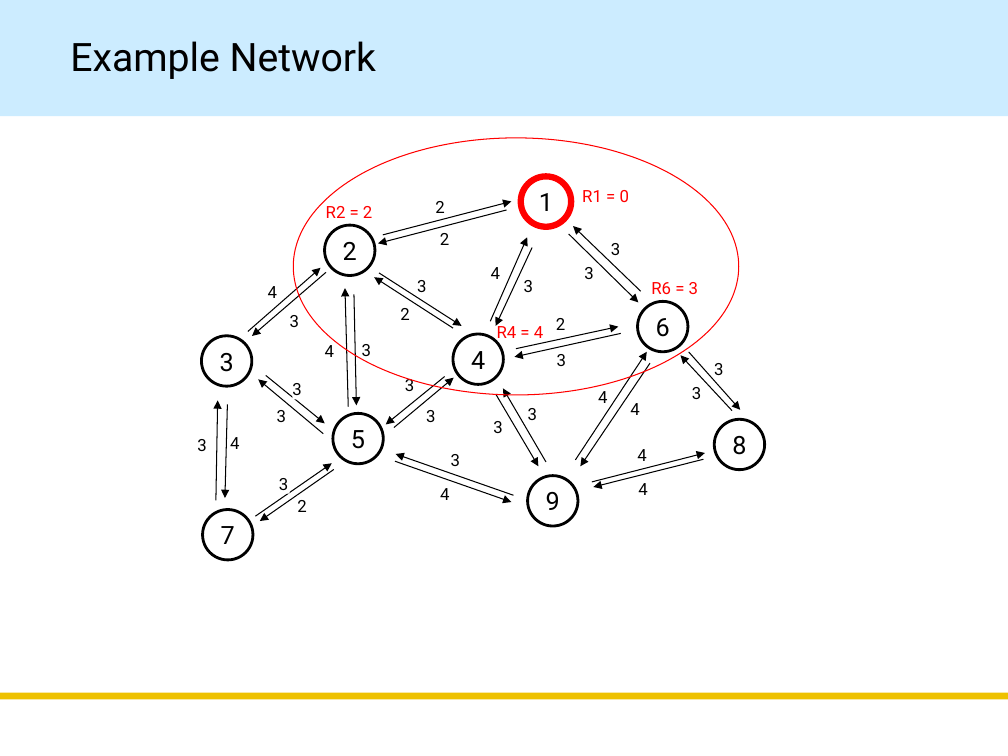
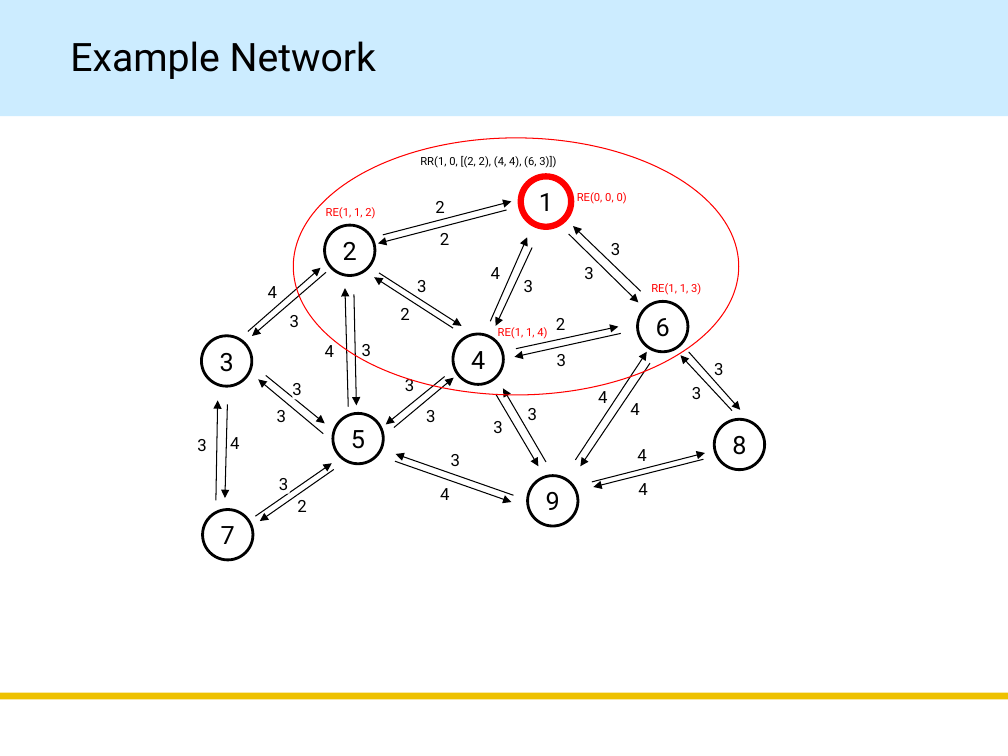
Before and after one commit to huynn8/paper_draft, a slide deck: slide 3 of References/tsch-building-tree-prr-20200125 (1).pptx (slide 2 before the commit). Drawn at 1008x756 pixels with LibreOffice and Linux fonts; fonts in the diff are those of the drawing. Boxes give left, top, right and bottom in pixels: in the first picture for what was removed or moved away, otherwise in the second. Text is boxed around its words. In the diff, an @@ line names an element or a change of style, - is before the commit and + after.

```diff
--- a/References/tsch-building-tree-prr-20200125 (1).pptx
+++ b/References/tsch-building-tree-prr-20200125 (1).pptx
@@ text at [420,156,556,168]: text changed; size 12 to 8 pt; text colour #FF0000 to #000000 @@
-R1 = 0
+RR(1, 0, [(2, 2), (4, 4), (6, 3)])
@@ text at [326,207,375,219]: text changed; size 12 to 8 pt @@
-R2 = 2
+RE(1, 1, 2)
@@ text added at [577,192,627,204], 8 pt, text #FF0000 @@
+RE(0, 0, 0)
@@ text at [651,283,701,295]: text changed; size 12 to 8 pt @@
-R6 = 3
+RE(1, 1, 3)
@@ text at [498,327,547,339]: text changed; size 12 to 8 pt @@
-R4 = 4
+RE(1, 1, 4)
```
Also in this commit, not shown: 9 slides added, 1 other file.
